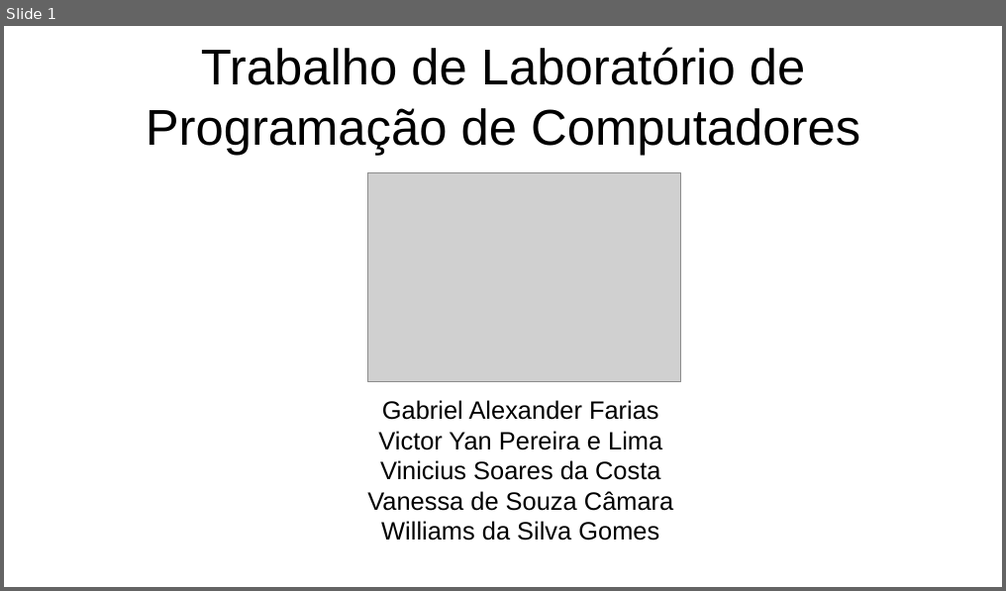
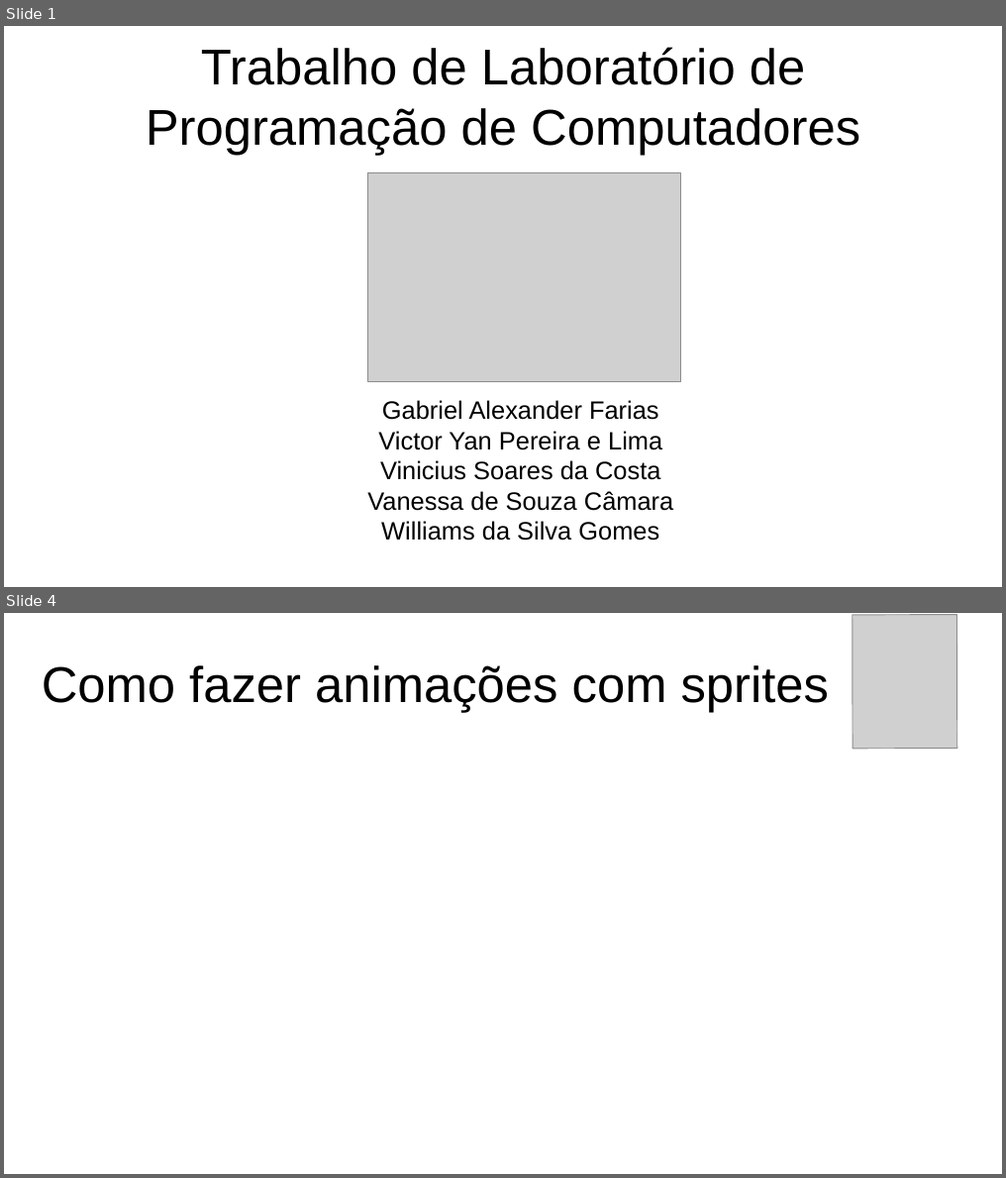
Before and after one commit to Victor7095/flappy-bird-pygame, a slide deck: slide_flappy_bird.pdf.odp. Shown one above the other, each under a label of ours: slide 1 before the commit, slides 1 and 4 after it; the slides between them are not shown. The pictures are 1006x591 and 1006x1178 pixels, drawn with LibreOffice and Linux fonts; fonts in the diff are those of the drawing; grey boxes stand for pictures. Boxes give left, top, right and bottom in pixels: in the first picture for what was removed or moved away, otherwise in the second. Text is boxed around its words. In the diff, an @@ line names an element or a change of style, - is before the commit and + after.

```diff
--- a/slide_flappy_bird.pdf.odp
+++ b/slide_flappy_bird.pdf.odp
@@ slide 4 added at [4,613,1002,1174], background #FFFFFF @@
@@ picture added at [852,615,957,749] @@
@@ text added at [42,665,829,712], 40 pt, text #000000 @@
+Como fazer animações com sprites
```
Also in this commit, not shown: 1 slide changed, 5 other slides added, 1 slide removed.
